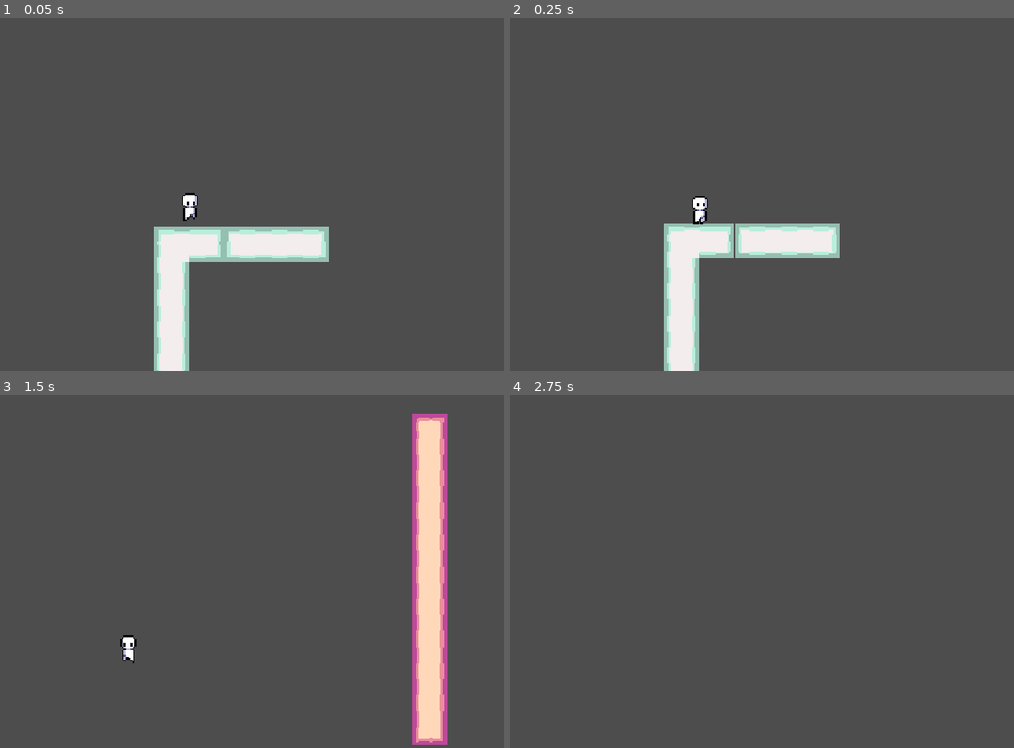
Above: before the commit, frames 1-4 (two rows, left to right).
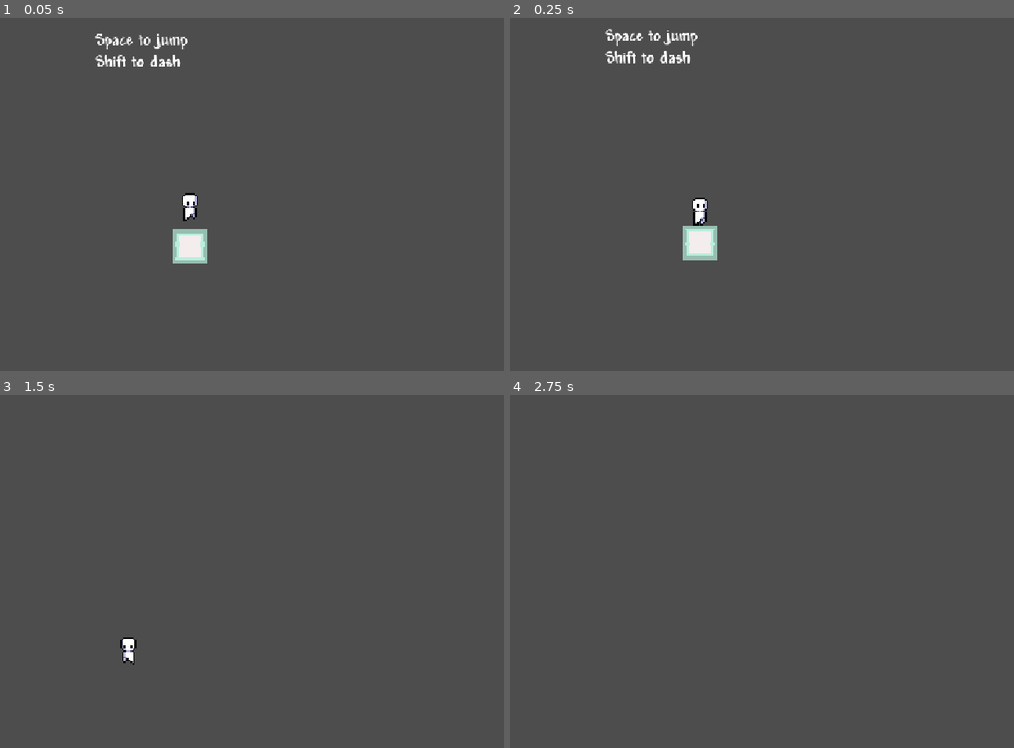
Above: after the commit, the same moments.

Repository: DanielPavlov175/Glitchy
Game: Godot game, scene res://scenes/main.tscn
Two runs of this game, one before a commit and one after it. Both use one fixed random seed, a clock stepped at 60 frames per second and the inputs below.
Inputs:
- Up to frame 1 (0.05 s): no input
- Up to frame 2 (0.25 s): no input
- Up to frame 3 (1.5 s): hold A (move_right) from 0.53 s (still down); tap Shift (dash) at 0.6 s; tap Space (jump) at 0.77 s; tap R (glitch) at 1.35 s
- Up to frame 4 (2.75 s): tap Space (jump) at 1.52 s; release A (move_right) at 2.03 s; hold D (move_left) from 2.03 s (still down); tap Shift (dash) at 2.1 s

The runs differ from the first frame. In frame 1, 5.9% of the frame differs, in the area x 18-66%, y 4-100%; in frame 2, 5.9%; in frame 3, 6.7%, in the area x 23-89%, y 5-100%; in frame 4, nothing differs.

Commit message:
Stupid thing

Diff:
--- a/glitchy/scenes/main.tscn
+++ b/glitchy/scenes/main.tscn
@@ -49,7 +49,6 @@
 script = ExtResource("1_jyhfs")
 
 [node name="player" parent="." unique_id=1290826270 instance=ExtResource("1_o5qli")]
-position = Vector2(4162, -636)
 
 [node name="world_city" parent="." unique_id=598984813 instance=ExtResource("2_0wfyh")]
 tile_map_data = PackedByteArray("AAD//wIAAAABAAAAAAD//wMAAAABAAAAAGAAAAIAAAABAAAAAFAAAAMAAAABAAAAADAnAAIAAAAAAAAAAAAnAA …(2608 unchanged characters)…
